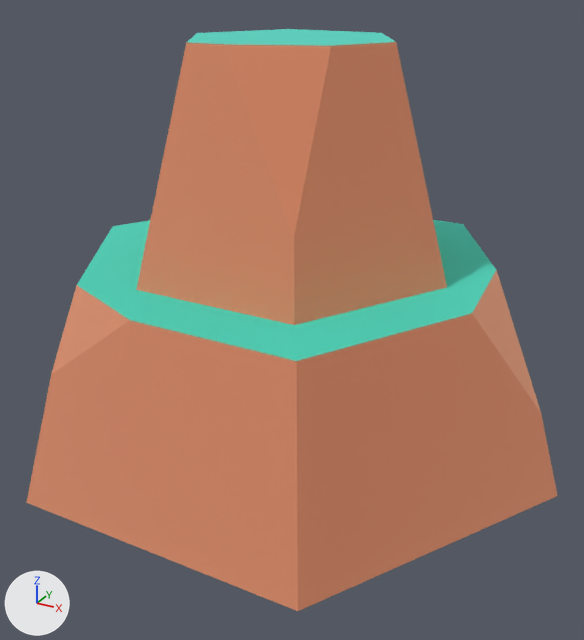
An edit to the glTF model packs/nature-kit/rock-smallf.glb, drawn before and after from the same camera.
One viewpoint serves both versions: a 50 mm camera at (0.23, -0.416, 0.232) aimed at (0.009, -0.015, 0.032). The lights are fixed; the arrows at lower left show +X, +Y and +Z. The older version comes first. Where no turn or scale is listed for an object, it has been applied to the vertices.

The first picture shows 'rock_smallF'.
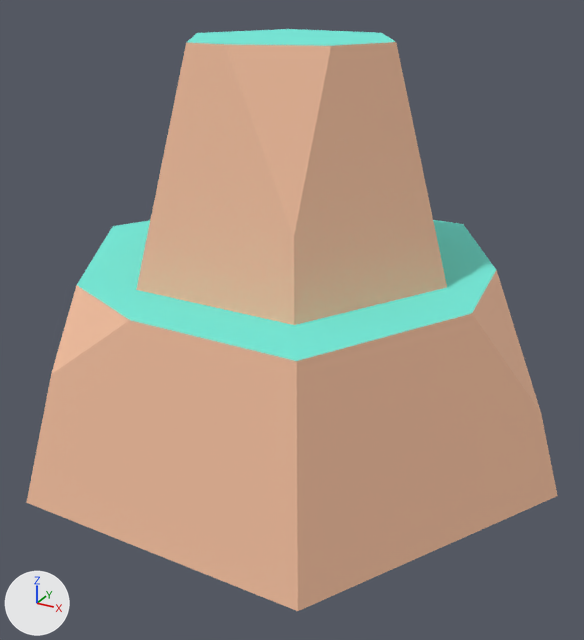
What differs and where, as boxes (x1, y1, x2, y2) in the pictures (584 x 640 px):
```json
{"object": "rock_smallF", "change": "surface changed", "before": [26, 29, 558, 611], "after": [26, 29, 558, 611]}
```

Edits to the scene script, one JSON object a line:
```json
{"op": "set", "path": "mat_dirt.metallic", "old": "1.0", "new": "0.0"}
{"op": "set", "path": "mat_grass.metallic", "old": "1.0", "new": "0.0"}
{"op": "remove", "block": "ob_tmpparent", "code": ["ob_tmpparent = bpy.data.objects.new('tmpParent', None)", "ob_tmpparent.location = (0.0, 0.0, 0.0)"]}
```
